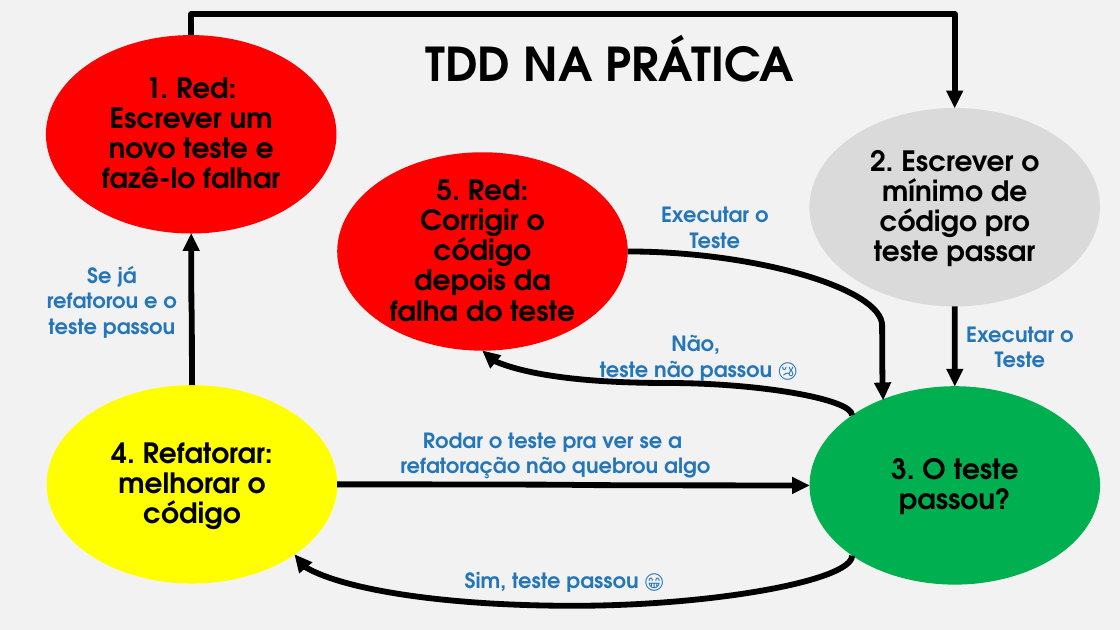
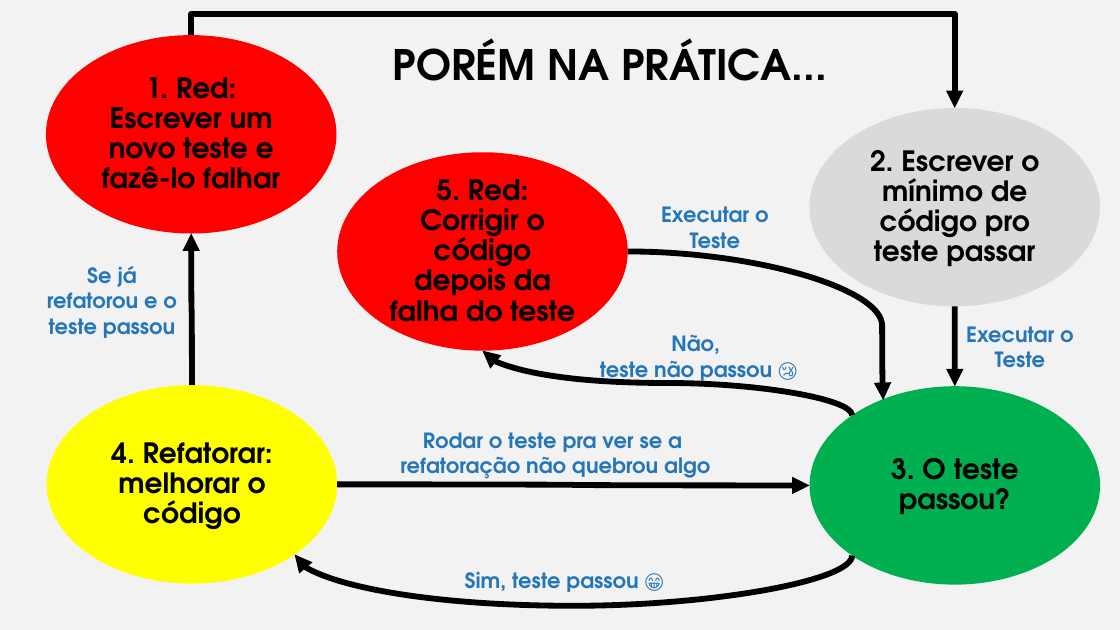
Before and after one commit to iftopalmas/testes-de-software, a slide deck: slide 28 of projects/01-introducao-tdd/tdd.pptx (slide 22 before the commit). Drawn at 1120x630 pixels with LibreOffice and Linux fonts; fonts in the diff are those of the drawing. Boxes give left, top, right and bottom in pixels: in the first picture for what was removed or moved away, otherwise in the second. Text is boxed around its words. In the diff, an @@ line names an element or a change of style, - is before the commit and + after.

```diff
--- a/projects/01-introducao-tdd/tdd.pptx
+++ b/projects/01-introducao-tdd/tdd.pptx
@@ title at <box>393,38,827,81</box>: text changed; size 40 to 36 pt @@
-TDD NA PRÁTICA
+PORÉM NA PRÁTICA...
```
Also in this commit, not shown: 21 other slides changed, 7 slides added, 1 other file.
